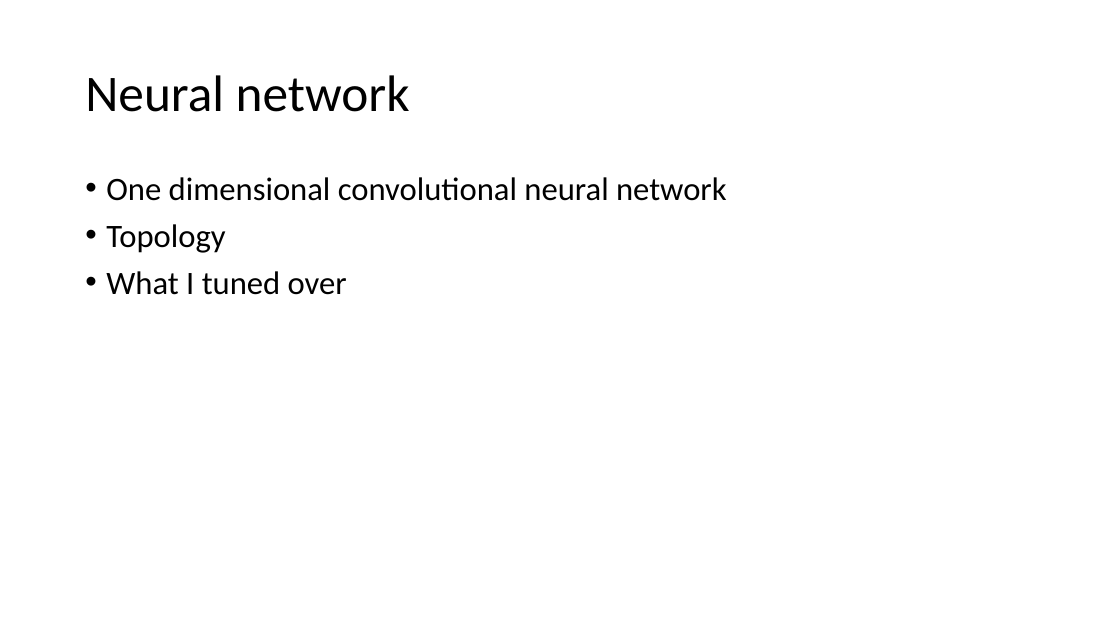
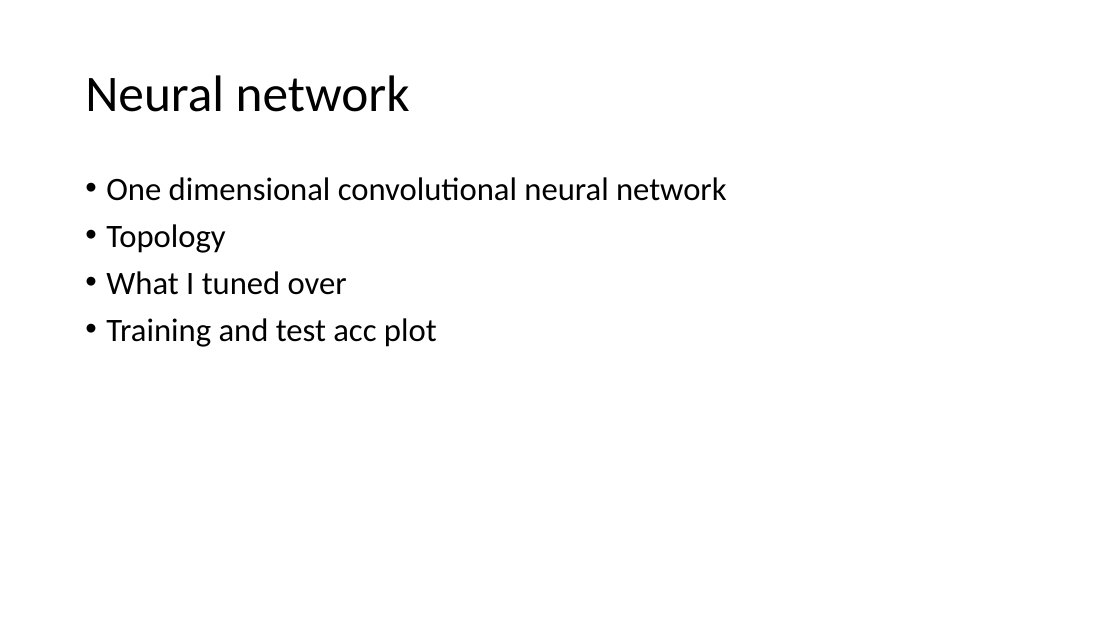
Before and after one commit to zachdg7/Exoplanet_Detection, a slide deck: slide 11 of Exoplanet_Presentation.pptx. Drawn at 1120x630 pixels with LibreOffice and Linux fonts; fonts in the diff are those of the drawing. Boxes give left, top, right and bottom in pixels: in the first picture for what was removed or moved away, otherwise in the second. Text is boxed around its words. In the diff, an @@ line names an element or a change of style, - is before the commit and + after.

```diff
--- a/Exoplanet_Presentation.pptx
+++ b/Exoplanet_Presentation.pptx
@@ text at (106, 318, 437, 347): paragraph added @@
+• Training and test acc plot
```
Also in this commit, not shown: 1 other slide changed, 2 slides added, 1 slide removed, 2 other files.
